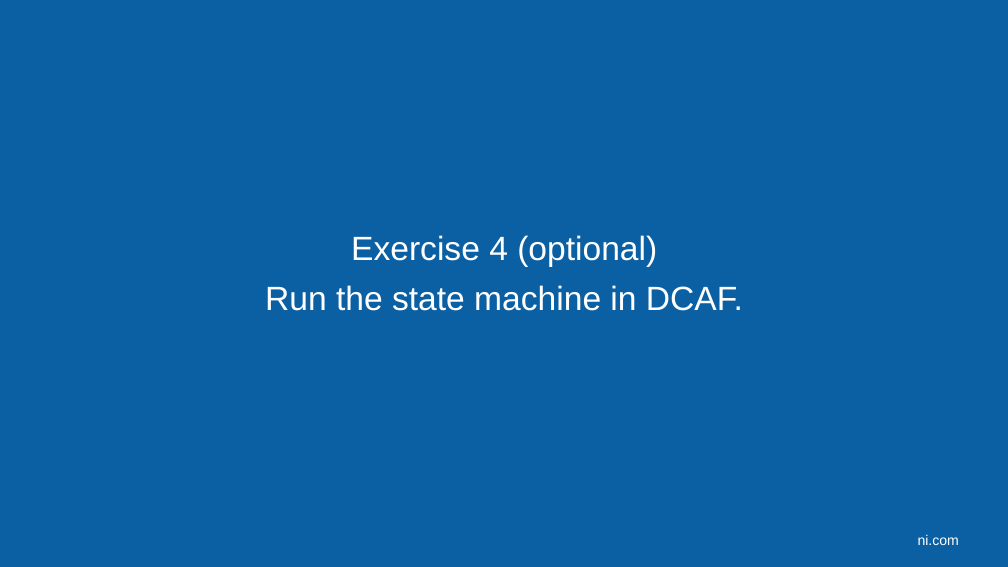
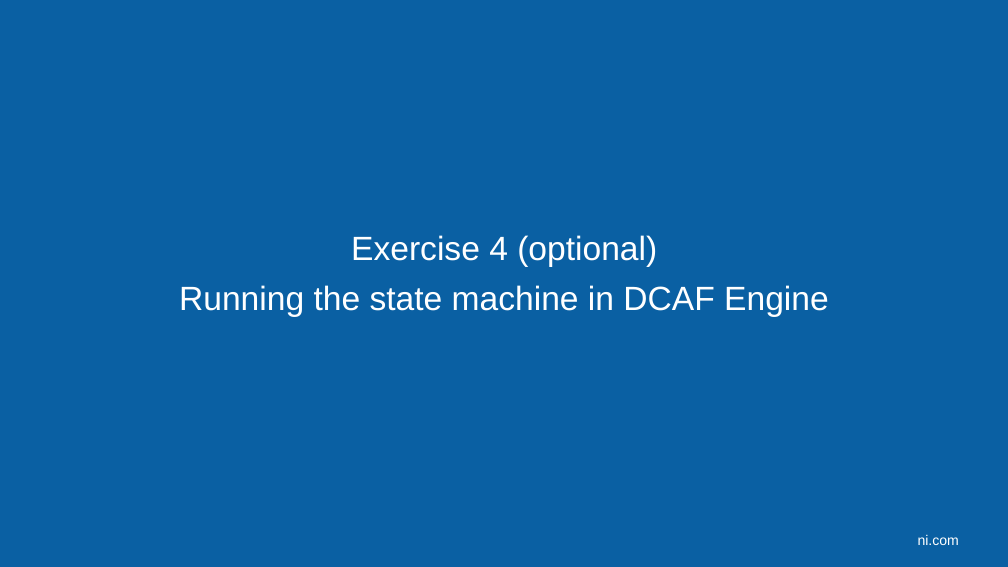
Before and after one commit to LabVIEW-DCAF/Documentation, a slide deck: slide 24 of Trunk/Getting Started Material/DCAF Training/6 Static Modules.pptx (slide 21 before the commit). Drawn at 1008x567 pixels with LibreOffice and Linux fonts; fonts in the diff are those of the drawing; background and template pictures are left out. Boxes give left, top, right and bottom in pixels: in the first picture for what was removed or moved away, otherwise in the second. Text is boxed around its words. In the diff, an @@ line names an element or a change of style, - is before the commit and + after.

```diff
--- a/Trunk/Getting Started Material/DCAF Training/6 Static Modules.pptx
+++ b/Trunk/Getting Started Material/DCAF Training/6 Static Modules.pptx
@@ text at [179,285,829,317]: text changed @@
-Run the state machine in DCAF.
+Running the state machine in DCAF Engine
```
Also in this commit, not shown: 3 other slides changed, 4 slides added, 1 other file.
